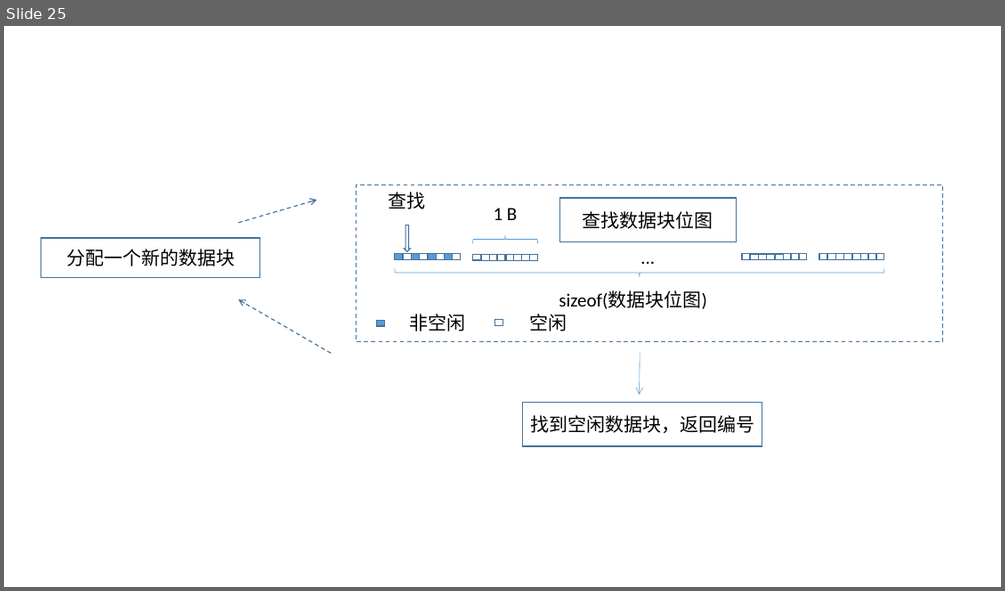
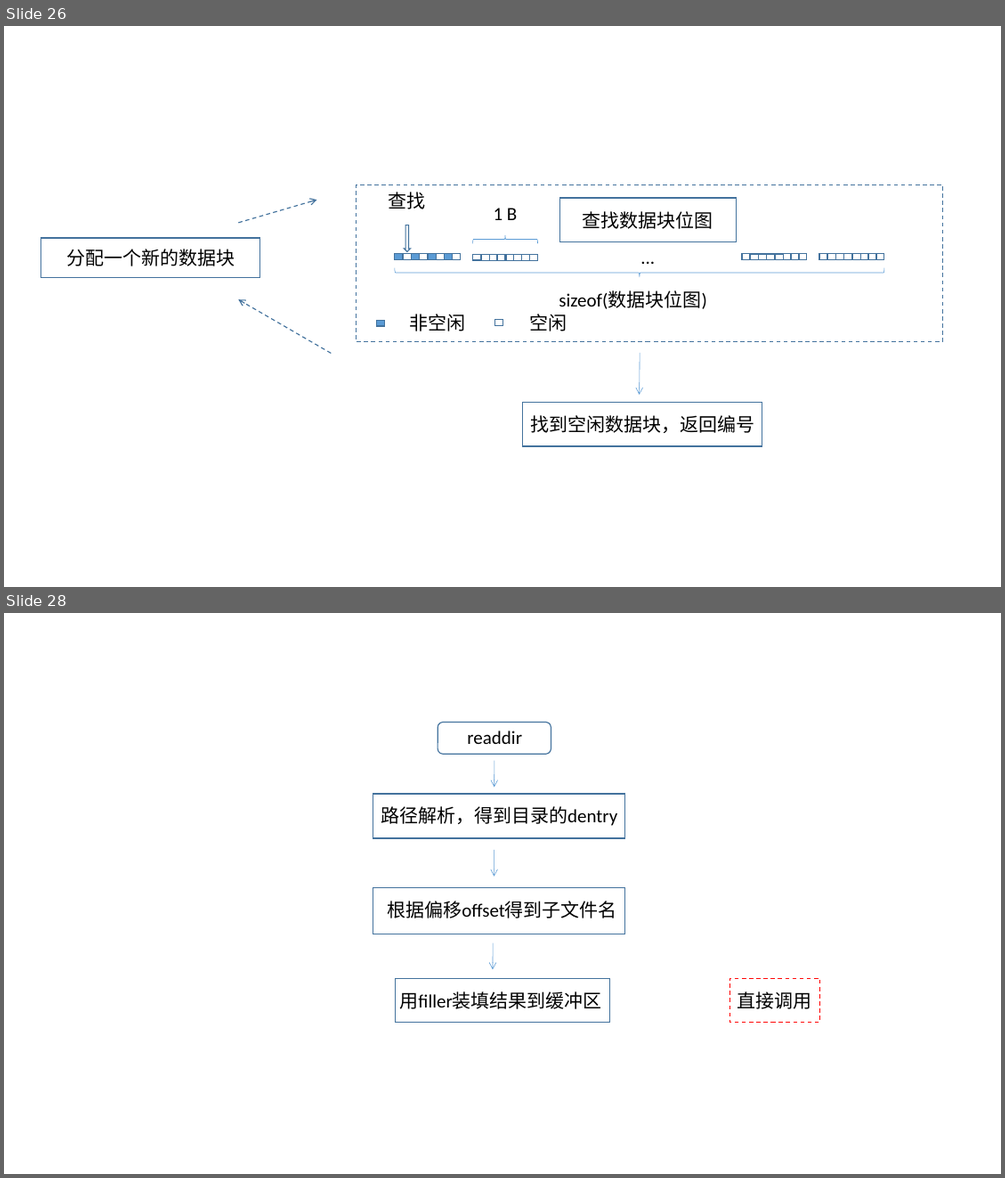
Before and after one commit to hitsz-cslab/os-labs, a slide deck: docs/lab5/图片.pptx. Shown one above the other, each under a label of ours: slide 25 before the commit, slides 26 and 28 after it; the slides between them are not shown. The pictures are 1005x591 and 1005x1178 pixels, drawn with LibreOffice and Linux fonts; fonts in the diff are those of the drawing. Boxes give left, top, right and bottom in pixels: in the first picture for what was removed or moved away, otherwise in the second. Text is boxed around its words. In the diff, an @@ line names an element or a change of style, - is before the commit and + after.

```diff
--- a/docs/lab5/图片.pptx
+++ b/docs/lab5/图片.pptx
@@ slide 28 added at [4,613,1001,1174], background #FFFFFF @@
@@ rounded rectangle added at [437,722,551,755], outline #43739E 1 pt @@
@@ text added at [467,730,522,744], 18 pt, text #000000 @@
+readdir
@@ arrow added from (494, 761) to (494, 787), #5B9BD5 0.5 pt @@
@@ rectangle added at [373,794,625,839], outline #43739E 1 pt @@
@@ text added at [380,806,617,826], 18 pt, text #000000 @@
+路径解析，得到目录的dentry
@@ arrow added from (494, 850) to (494, 876), #5B9BD5 0.5 pt @@
@@ rectangle added at [373,887,625,933], outline #43739E 1 pt @@
@@ text added at [387,900,617,918], 18 pt, text #000000 @@
+根据偏移offset得到子文件名
@@ arrow added from (493, 943) to (493, 970), #5B9BD5 0.5 pt @@
@@ rectangle added at [395,978,610,1022], outline #43739E 1 pt @@
@@ rectangle added at [730,978,820,1022], outline #FF0000 1 pt dashed @@
@@ text added at [399,991,602,1009], 18 pt, text #000000 @@
+用filler装填结果到缓冲区
@@ text added at [737,991,812,1009], 18 pt, text #000000 @@
+直接调用
@@ what was slide 25 is now slide 26 @@
```
Also in this commit, not shown: 2 slides changed, 2 other slides added, 1 slide removed, 7 other files.
